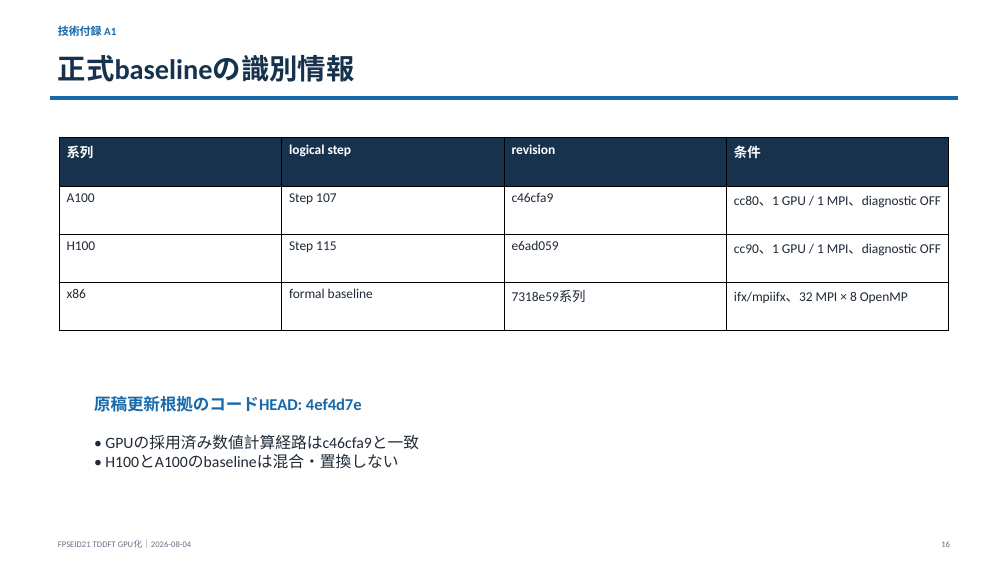
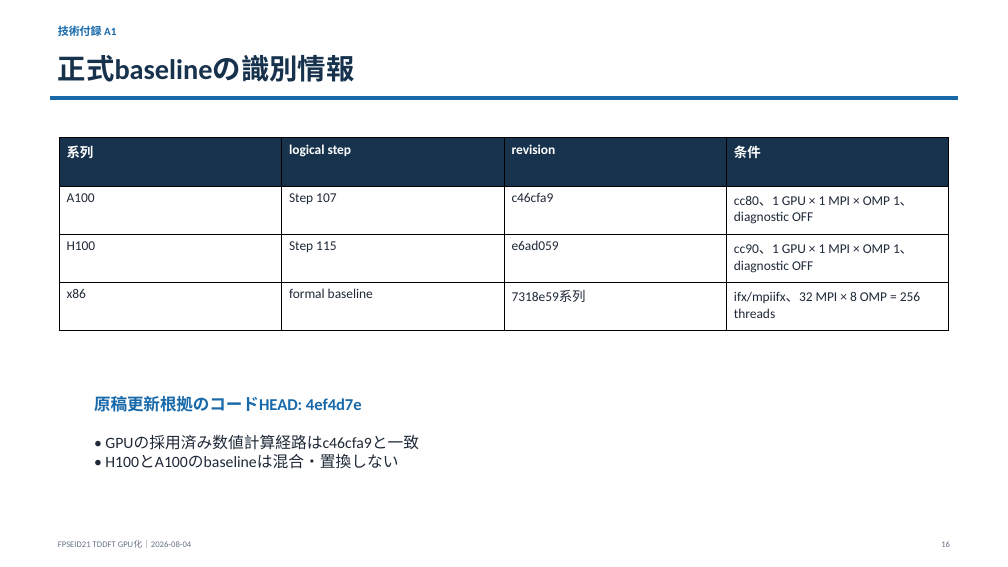
Before and after one commit to minus-orange/test_tddft, a slide deck: slide 16 of docs/FPSEID21_TDDFT_GPU_PROGRESS_2026-08-04.pptx. Drawn at 1008x567 pixels with LibreOffice and Linux fonts; fonts in the diff are those of the drawing. Boxes give left, top, right and bottom in pixels: in the first picture for what was removed or moved away, otherwise in the second. Text is boxed around its words. In the diff, an @@ line names an element or a change of style, - is before the commit and + after.

```diff
--- a/docs/FPSEID21_TDDFT_GPU_PROGRESS_2026-08-04.pptx
+++ b/docs/FPSEID21_TDDFT_GPU_PROGRESS_2026-08-04.pptx
@@ table at [59, 138, 948, 330] @@
-row 2, column 4: cc80、1 GPU / 1 MPI、diagnostic OFF
+row 2, column 4: cc80、1 GPU × 1 MPI × OMP 1、diagnostic OFF
-row 3, column 4: cc90、1 GPU / 1 MPI、diagnostic OFF
+row 3, column 4: cc90、1 GPU × 1 MPI × OMP 1、diagnostic OFF
-row 4, column 4: ifx/mpiifx、32 MPI × 8 OpenMP
+row 4, column 4: ifx/mpiifx、32 MPI × 8 OMP = 256 threads
```
Also in this commit, not shown: 3 other slides changed, 1 other file.
